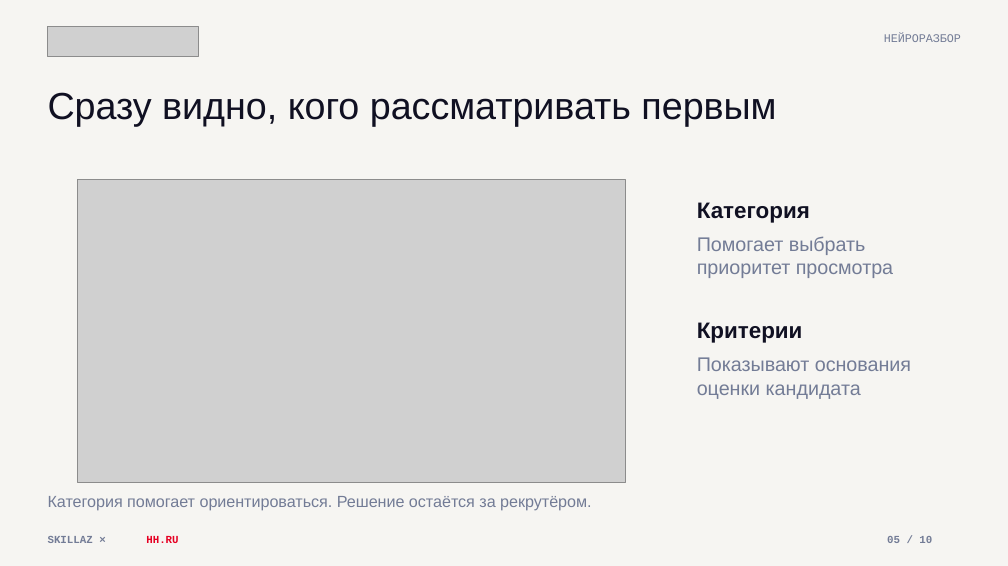
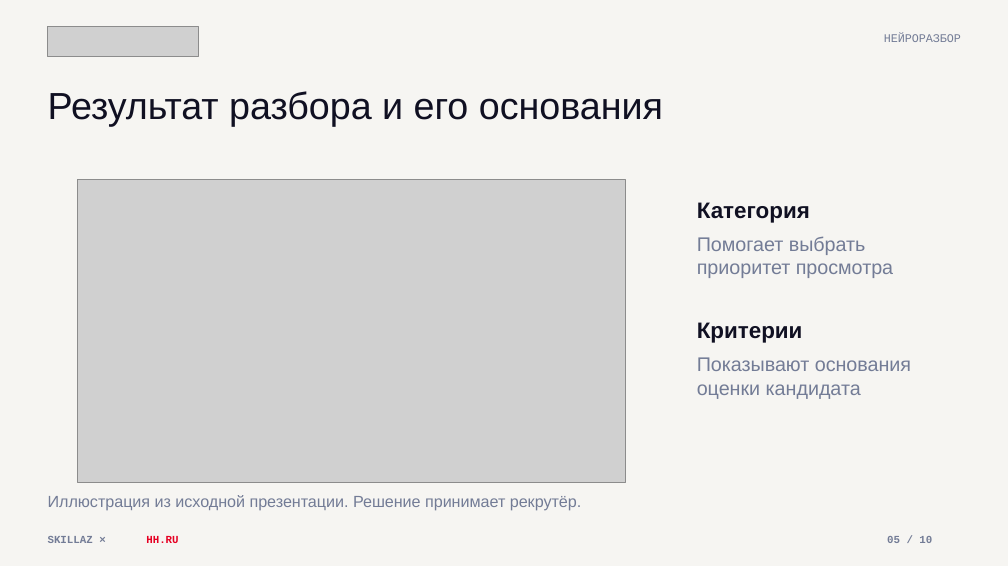
Before and after one commit to nastenakargina17-sudo/skillaz-hh-presentation, a slide deck: slide 5 of Skillaz-hh-Integration.pptx. Drawn at 1008x566 pixels with LibreOffice and Linux fonts; fonts in the diff are those of the drawing; grey boxes stand for pictures. Boxes give left, top, right and bottom in pixels: in the first picture for what was removed or moved away, otherwise in the second. Text is boxed around its words. In the diff, an @@ line names an element or a change of style, - is before the commit and + after.

```diff
--- a/Skillaz-hh-Integration.pptx
+++ b/Skillaz-hh-Integration.pptx
@@ text at (48, 91, 663, 126): text changed @@
-Сразу видно, кого рассматривать первым
+Результат разбора и его основания
@@ text at (48, 495, 581, 511): text changed @@
-Категория помогает ориентироваться. Решение остаётся за рекрутёром.
+Иллюстрация из исходной презентации. Решение принимает рекрутёр.
```
Also in this commit, not shown: 9 other slides changed, 1 other file.
